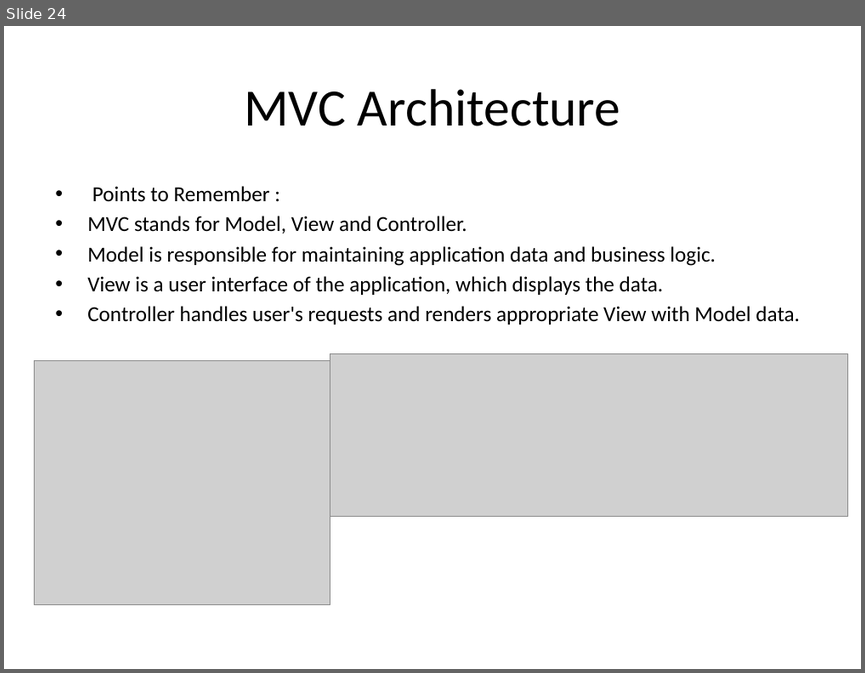
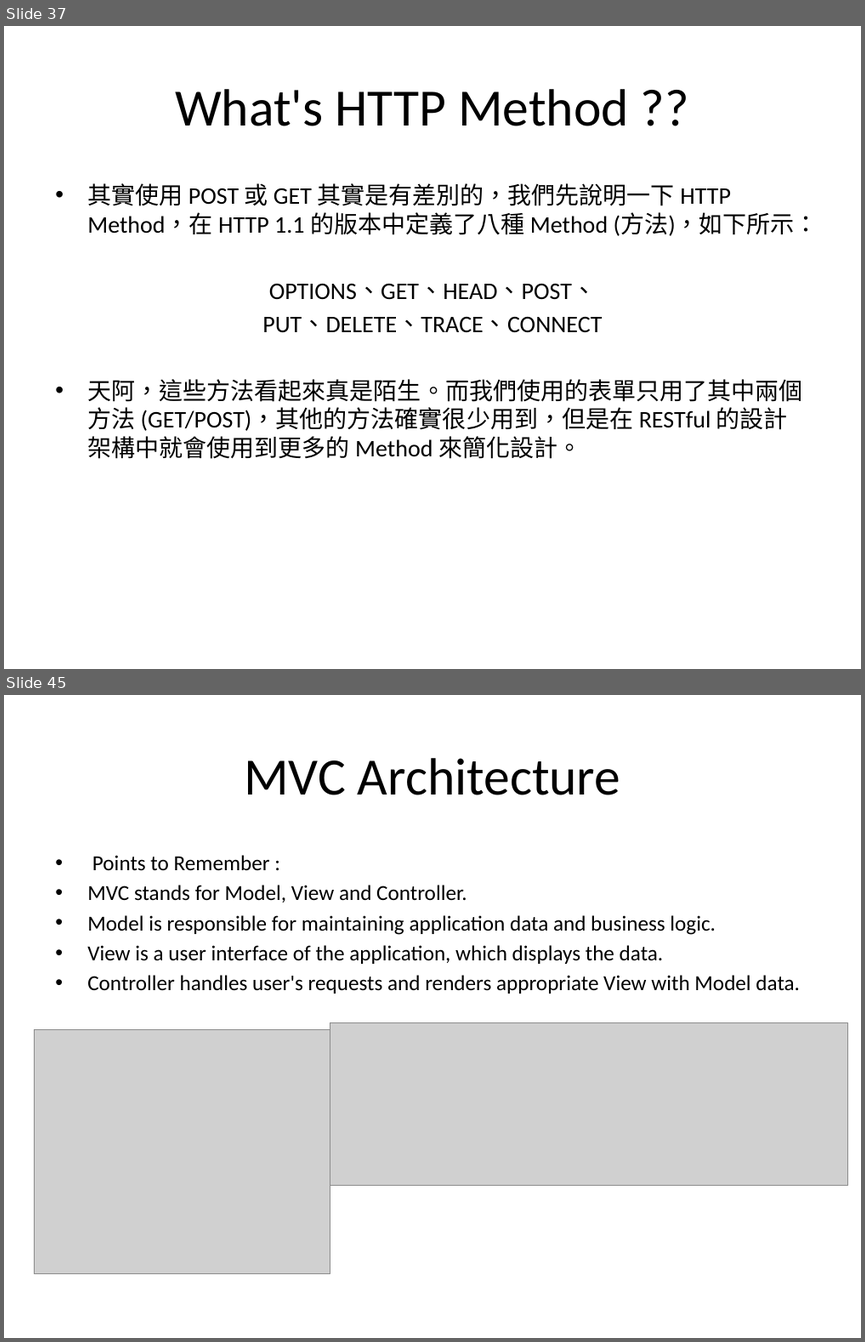
Before and after one commit to SunriseK/MVC_Prac_MS, a slide deck: Note_MVC_MS.pptx. Shown one above the other, each under a label of ours: slide 24 before the commit, slides 37 and 45 after it; the slides between them are not shown. The pictures are 865x673 and 865x1342 pixels, drawn with LibreOffice and Linux fonts; fonts in the diff are those of the drawing; grey boxes stand for pictures. Boxes give left, top, right and bottom in pixels: in the first picture for what was removed or moved away, otherwise in the second. Text is boxed around its words. In the diff, an @@ line names an element or a change of style, - is before the commit and + after.

```diff
--- a/Note_MVC_MS.pptx
+++ b/Note_MVC_MS.pptx
@@ slide 37 added at box(4, 26, 861, 669), background #FFFFFF @@
@@ title added at box(175, 89, 629, 126), 44 pt, text #000000 @@
+What's HTTP Method ??
@@ text added at box(87, 183, 818, 459), 20 pt, text #000000 @@
+• 其實使用 POST 或 GET 其實是有差別的，我們先說明一下 HTTP Method，在 HTTP 1.1 的版本中定義了八種 Method (方法)，如下所示：
+OPTIONS、GET、HEAD、POST、
+PUT、DELETE、TRACE、CONNECT
+• 天阿，這些方法看起來真是陌生。而我們使用的表單只用了其中兩個方法 (GET/POST)，其他的方法確實很少用到，但是在 RESTful 的設計架構中就會使用到更多的 Method 來簡化設計。
@@ what was slide 24 is now slide 45 @@
```
Also in this commit, not shown: 20 other slides added, 23 other files.
